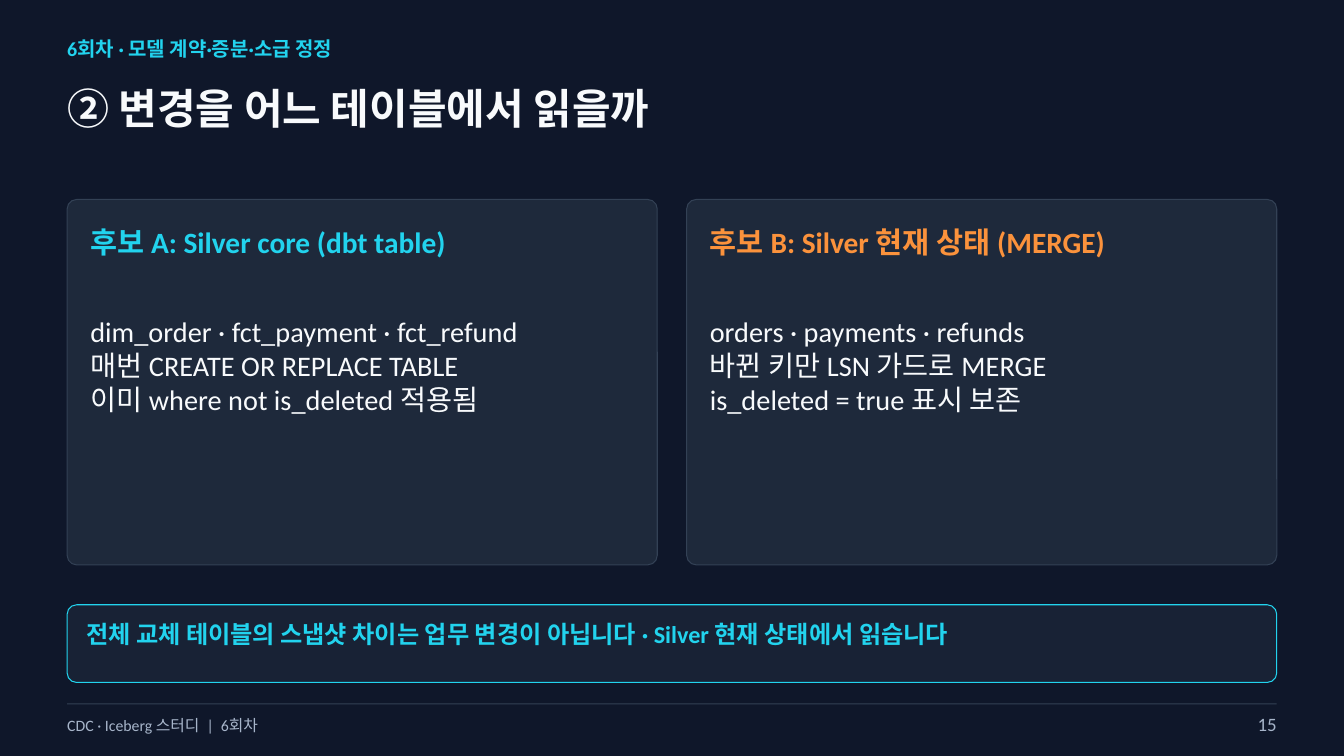
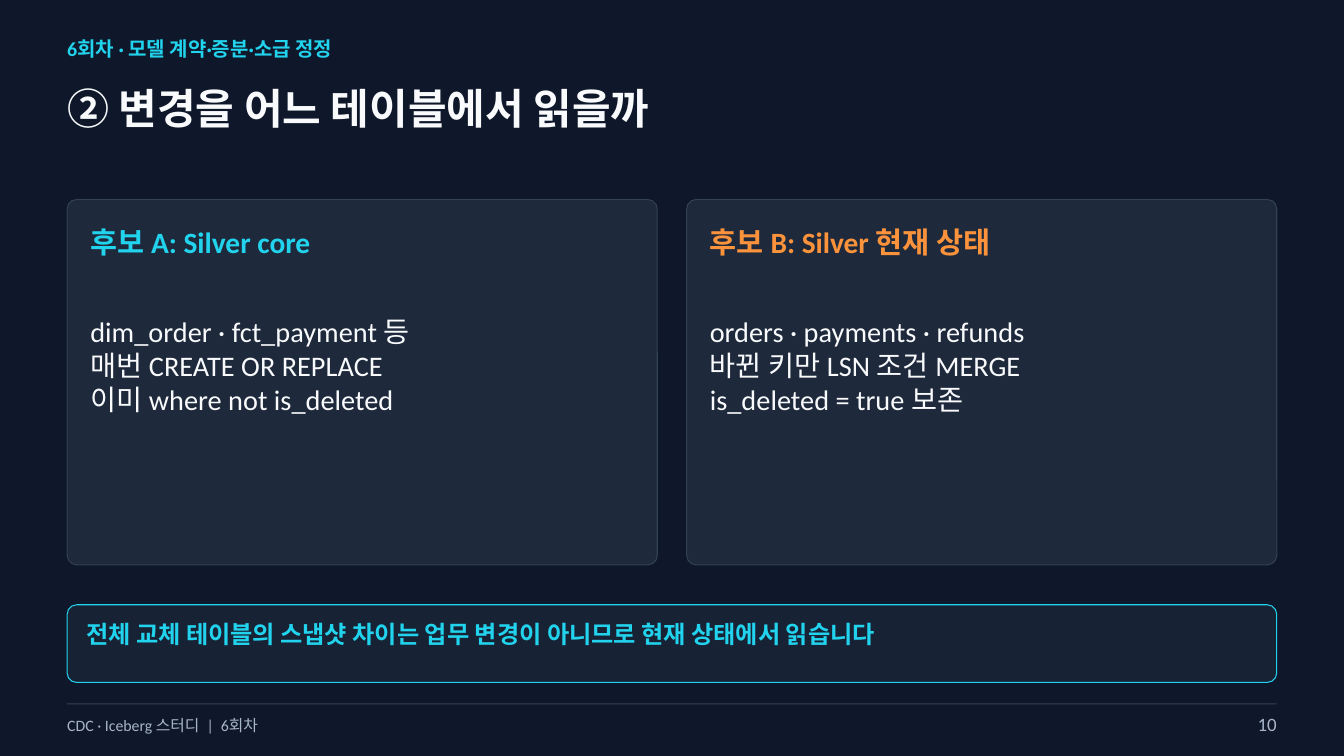
Before and after one commit to kim-dabin/cdc-lakehouse-study, a slide deck: slide 10 of labs/session06/slides/06-session06-student.pptx (slide 15 before the commit). Drawn at 1344x756 pixels with LibreOffice and Linux fonts; fonts in the diff are those of the drawing. Boxes give left, top, right and bottom in pixels: in the first picture for what was removed or moved away, otherwise in the second. Text is boxed around its words. In the diff, an @@ line names an element or a change of style, - is before the commit and + after.

```diff
--- a/labs/session06/slides/06-session06-student.pptx
+++ b/labs/session06/slides/06-session06-student.pptx
@@ text at (90,228,310,256): text changed @@
-후보 A: Silver core (dbt table)
+후보 A: Silver core
@@ text at (710,228,990,256): text changed @@
-후보 B: Silver 현재 상태 (MERGE)
+후보 B: Silver 현재 상태
@@ text at (90,319,410,414): text changed @@
-dim_order · fct_payment · fct_refund
-매번 CREATE OR REPLACE TABLE
-이미 where not is_deleted 적용됨
+dim_order · fct_payment 등
+매번 CREATE OR REPLACE
+이미 where not is_deleted
@@ text at (710,352,1020,414): text changed @@
-바뀐 키만 LSN 가드로 MERGE
-is_deleted = true 표시 보존
+바뀐 키만 LSN 조건 MERGE
+is_deleted = true 보존
@@ text at (86,622,875,645): text changed @@
-전체 교체 테이블의 스냅샷 차이는 업무 변경이 아닙니다 · Silver 현재 상태에서 읽습니다
+전체 교체 테이블의 스냅샷 차이는 업무 변경이 아니므로 현재 상태에서 읽습니다
@@ text at (1258,719,1277,731): text changed @@
-15
+10
```
Also in this commit, not shown: 20 other slides changed, 11 slides removed, 3 other files.
